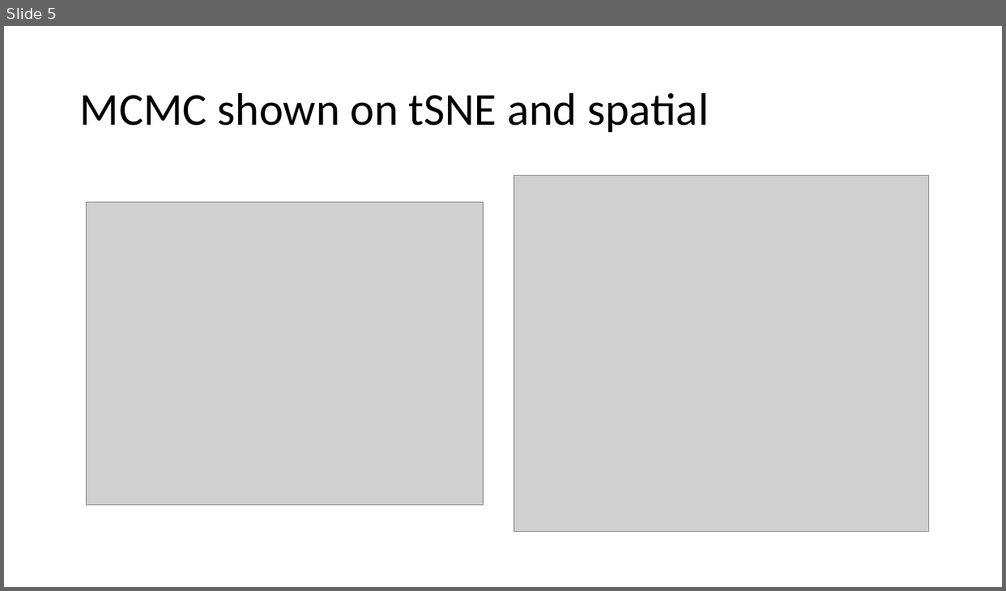
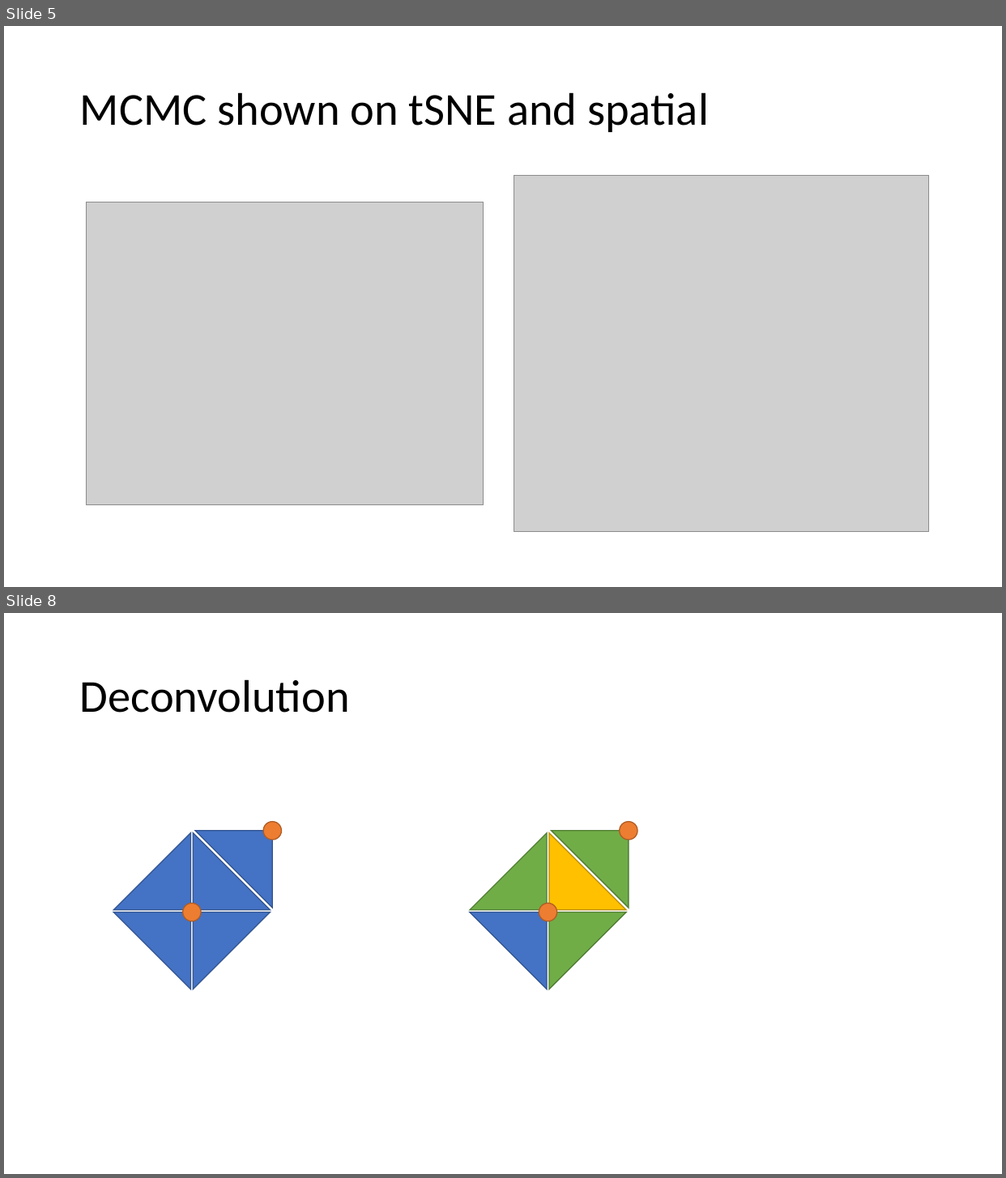
Before and after one commit to edward130603/BayesSpace, a slide deck: output/slides_2-14.pptx. Shown one above the other, each under a label of ours: slide 5 before the commit, slides 5 and 8 after it; the slides between them are not shown. The pictures are 1006x591 and 1006x1178 pixels, drawn with LibreOffice and Linux fonts; fonts in the diff are those of the drawing; grey boxes stand for pictures. Boxes give left, top, right and bottom in pixels: in the first picture for what was removed or moved away, otherwise in the second. Text is boxed around its words. In the diff, an @@ line names an element or a change of style, - is before the commit and + after.

```diff
--- a/output/slides_2-14.pptx
+++ b/output/slides_2-14.pptx
@@ slide 8 added at (4,613,1002,1174), background #FFFFFF @@
@@ title added at (80,679,350,713), 44 pt, text #000000 @@
+Deconvolution
@@ right triangle added at (196,831,273,908), fill #4472C4, outline #325491 1 pt @@
@@ ellipse added at (263,822,281,840), fill #ED7D31, outline #AF5C24 1 pt @@
@@ right triangle added at (552,831,629,908), fill #70AD47, outline #538035 1 pt @@
@@ ellipse added at (620,822,637,840), fill #ED7D31, outline #AF5C24 1 pt @@
@@ right triangle added at (113,833,190,910), fill #4472C4, outline #325491 1 pt @@
@@ right triangle added at (194,833,270,910), fill #4472C4, outline #325491 1 pt @@
@@ right triangle added at (470,833,547,910), fill #70AD47, outline #538035 1 pt @@
@@ right triangle added at (549,833,626,910), fill #FFC000, outline #BD8E00 1 pt @@
@@ ellipse added at (183,904,201,922), fill #ED7D31, outline #AF5C24 1 pt @@
@@ ellipse added at (539,904,557,922), fill #ED7D31, outline #AF5C24 1 pt @@
@@ right triangle added at (113,913,190,990), fill #4472C4, outline #325491 1 pt @@
@@ right triangle added at (194,913,270,990), fill #4472C4, outline #325491 1 pt @@
@@ right triangle added at (470,913,547,990), fill #4472C4, outline #325491 1 pt @@
@@ right triangle added at (549,913,626,990), fill #70AD47, outline #538035 1 pt @@
```
Also in this commit, not shown: 2 other slides added, 2 other files.
